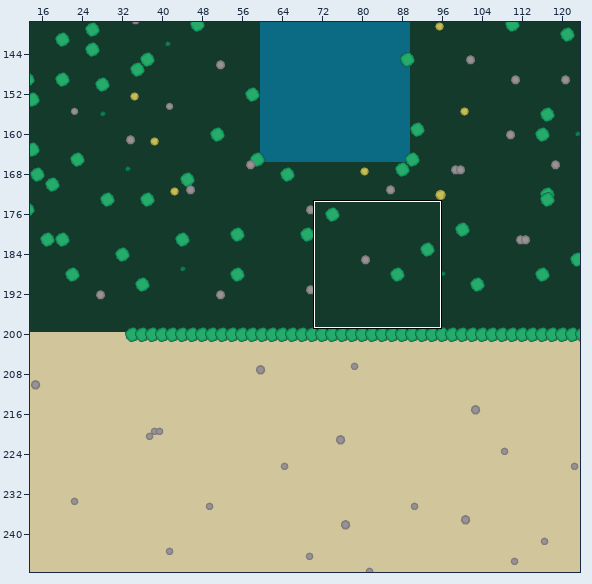
Level history. Tiled map: maps/map1.tmx. Above, an overview of the earlier version with the close-up marked.
Close-up. Before:
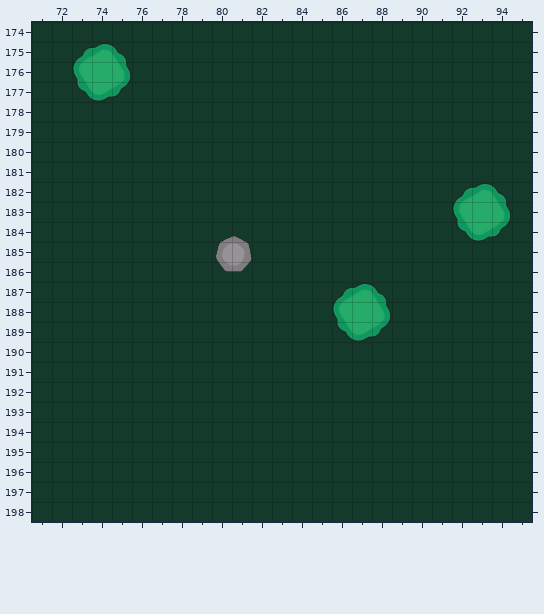
Cells are 100x100 px. Shown: x 71..95, y 174..198. The commit also changed other parts of the map, which this record leaves out.
The result:
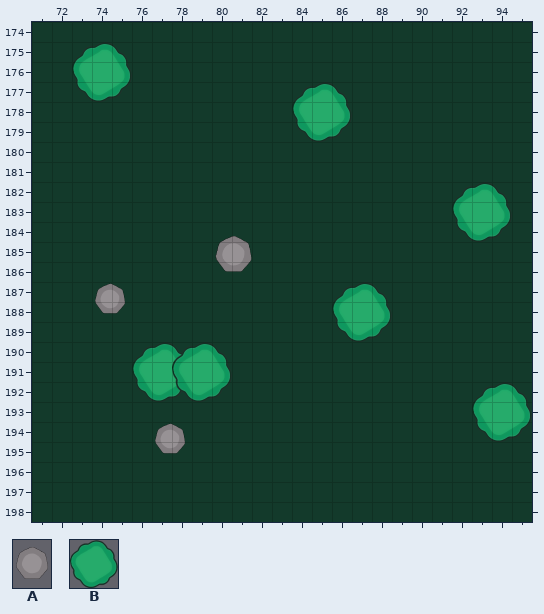
Key: from "resources": A 1 "stone1", B 3 "tree-1".
_ is an empty cell, . an unchanged one.
Edits made:
--- layer "stone-wood"
@@ x 84..84 @@
-179 _
+179 B
@@ x 74..74 @@
-188 _
+188 A
@@ x 76..78 @@
-192 _._
+192 B.B
@@ x 77..93 @@
-194 ................_
-195 _................
+194 ................B
+195 A................
Boxes around the changes in both close-ups, in picture pixels (x1, y1, x2, y2):
added: (292, 82, 352, 142)
added: (95, 283, 125, 314)
added: (132, 342, 232, 402)
added: (472, 382, 532, 442)
added: (155, 423, 185, 454)
